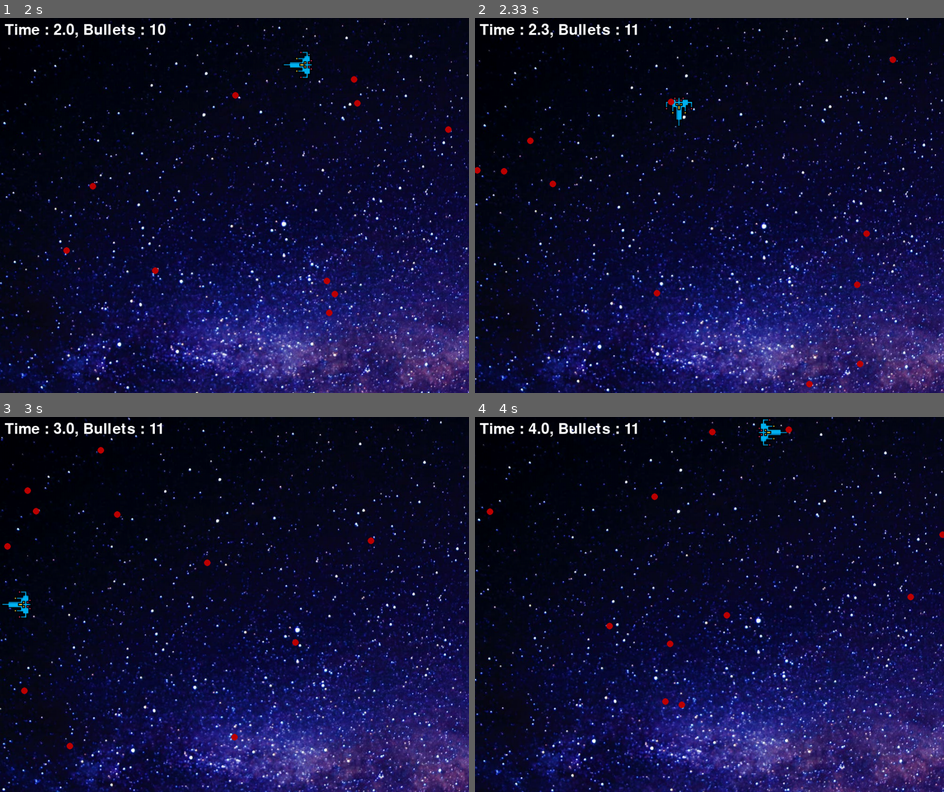
Above: before the commit, frames 1-4 (two rows, left to right).
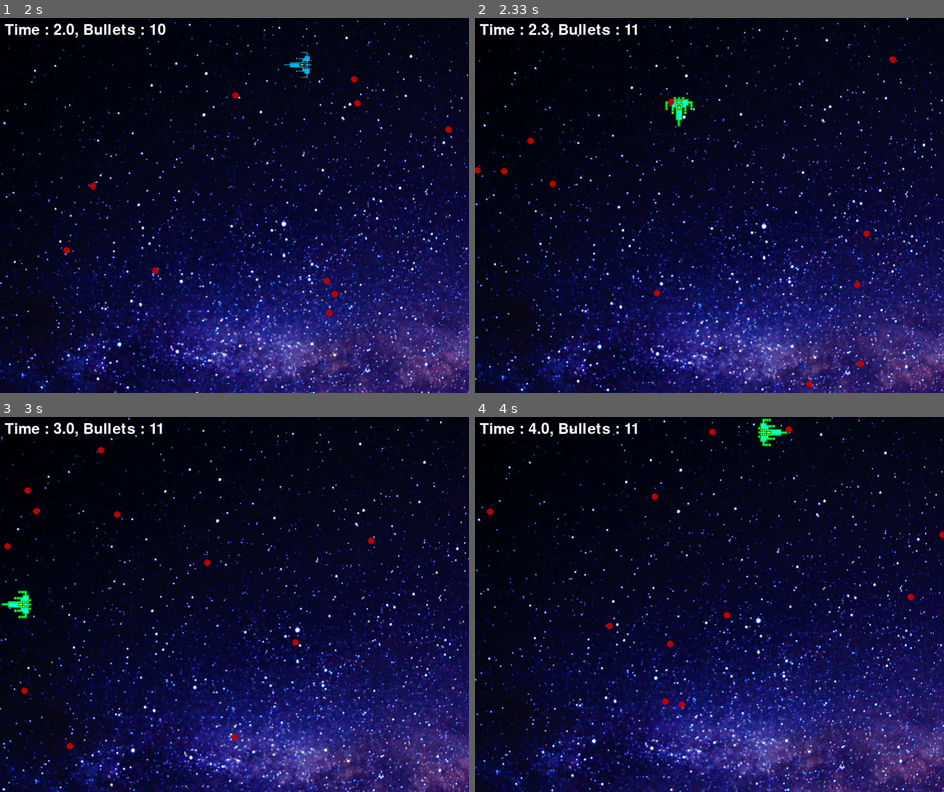
Above: after the commit, the same moments.

Repository: snacktime81/SAST
Game: pygame game, started from pygame_practice/main.py
Same seed, same stepped clock (60 frames per second), same inputs: the game is played once before the commit and once after it.
Inputs:
- Up to frame 1 (2 s): hold Right 0.33-0.8 s; hold Up 0.83-1.13 s; hold Right 1.17-1.63 s; hold Left from 1.67 s (still down)
- Up to frame 2 (2.33 s): release Left at 2.2 s; hold Down from 2.23 s (still down)
- Up to frame 3 (3 s): release Down at 2.53 s; hold Left 2.57-2.97 s
- Up to frame 4 (4 s): hold Up 3-3.37 s; hold Right from 3.4 s (still down)

Frame 1 is identical in both runs. In frame 2, 0.2% of the frame differs, in the area x 40-47%, y 20-30%; in frame 3, 0.2%; in frame 4, 0.3%, in the area x 60-67%, y 0-8%.

Commit message:
Add invincibility state player

Diff:
--- a/pygame_practice/main.py
+++ b/pygame_practice/main.py
@@ -46,12 +46,13 @@
 collision_sound = pygame.mixer.Sound('pygame_practice/sound/shot.wav')
 
 explosion = pygame.image.load('pygame_practice/picture/explosion.png')
-explosion = pygame.transform.scale(explosion, (80, 80))
+explosion = pygame.transform.scale(explosion, (120, 120))
 
 bg_to_w = 0
 bg_to_h = 0
 life = 5
 k = -3
+invin = True
 x = 0
 running = True
 gameover = False
@@ -103,7 +104,7 @@
   bg_pos_h += bg_to_h
   screen.blit(bg_image, (bg_pos_w, bg_pos_h))
   player.update(dt,screen)
-  player.draw(screen)
+  player.draw(screen, invin)
 
   for b in bullets:
     b.update_and_draw(dt, screen)
@@ -118,6 +119,7 @@
   pygame.display.update()
 
   if play_time//1000 >= k + 3:
+    invin = True
     for b in bullets:
       if collision(player, b):
         collision_sound.play()
@@ -128,6 +130,6 @@
         if life == 0:
           gameover = True
   else:
-    continue
+    invin = False
 
 time.sleep(1)
--- a/pygame_practice/player.py
+++ b/pygame_practice/player.py
@@ -4,6 +4,8 @@
   def __init__(self, x, y):
     self.image = pygame.image.load('pygame_practice/picture/player.png')
     self.image = pygame.transform.scale(self.image, (64, 64))
+    self.image2 = pygame.image.load('pygame_practice/picture/player_invin.png')
+    self.image2 = pygame.transform.scale(self.image2, (64, 64))
     self.pos = [x//2, y//2]
     self.to = [0, 0]
     self.angle = 0
@@ -12,7 +14,7 @@
     self.to[0] += x
     self.to[1] += y
 
-  def draw(self, screen):
+  def draw(self, screen, state):
     if self.to == [-1, -1]: self.angle = 45
     elif self.to == [-1, 0]: self.angle = 90
     elif self.to == [-1, 1]: self.angle = 135
@@ -21,8 +23,11 @@
     elif self.to == [1, 0]: self.angle = -90
     elif self.to == [1, -1]: self.angle = -45
     elif self.to == [0, -1]: self.angle = 0
-
-    rotated_image = pygame.transform.rotate(self.image, self.angle)
+    if state:
+      k = self.image
+    else:
+      k = self.image2
+    rotated_image = pygame.transform.rotate(k, self.angle)
     calibpos = (self.pos[0] - rotated_image.get_width()/2, self.pos[1] - rotated_image.get_height()/2)
     screen.blit(rotated_image, calibpos)
 
@@ -36,8 +41,6 @@
     self.pos[1] = (self.pos[1] + dt * self.to[1]) % height
 
     self.pos[0] = min((max(self.pos[0], 32)), width - 32)
-    self.pos[1] = min(max(self.pos[1], 32), height - 32)
-
 #    if self.pos[0] < 32:
 #      self.pos[0] = 32
 #    if self.pos[1] < 32:
